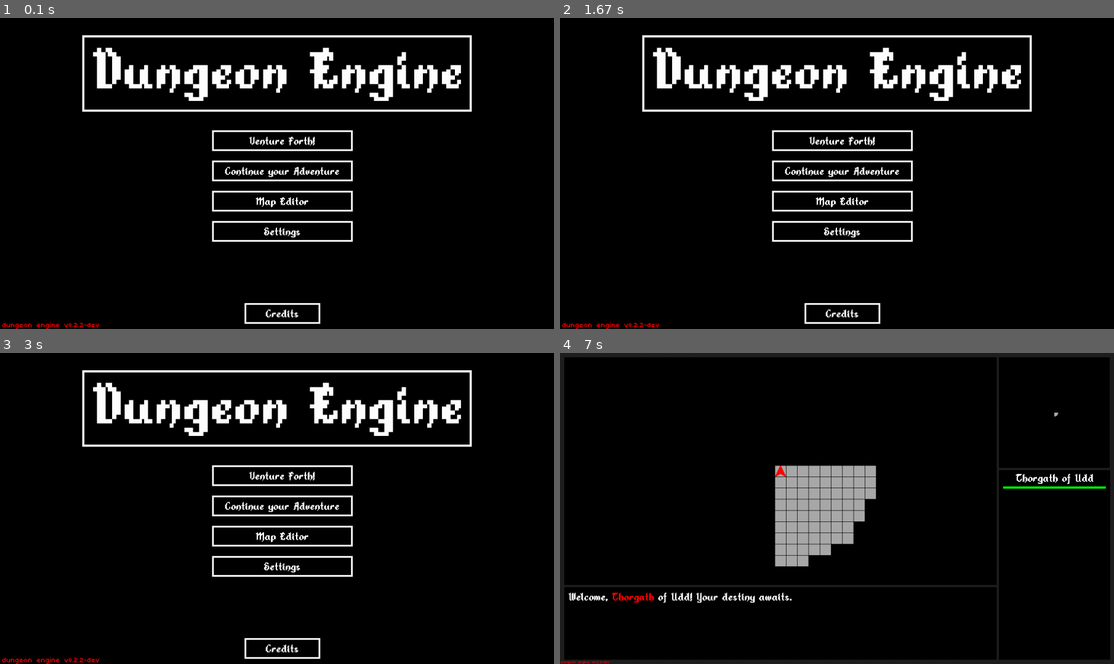
Above: before the commit, frames 1-4 (two rows, left to right).
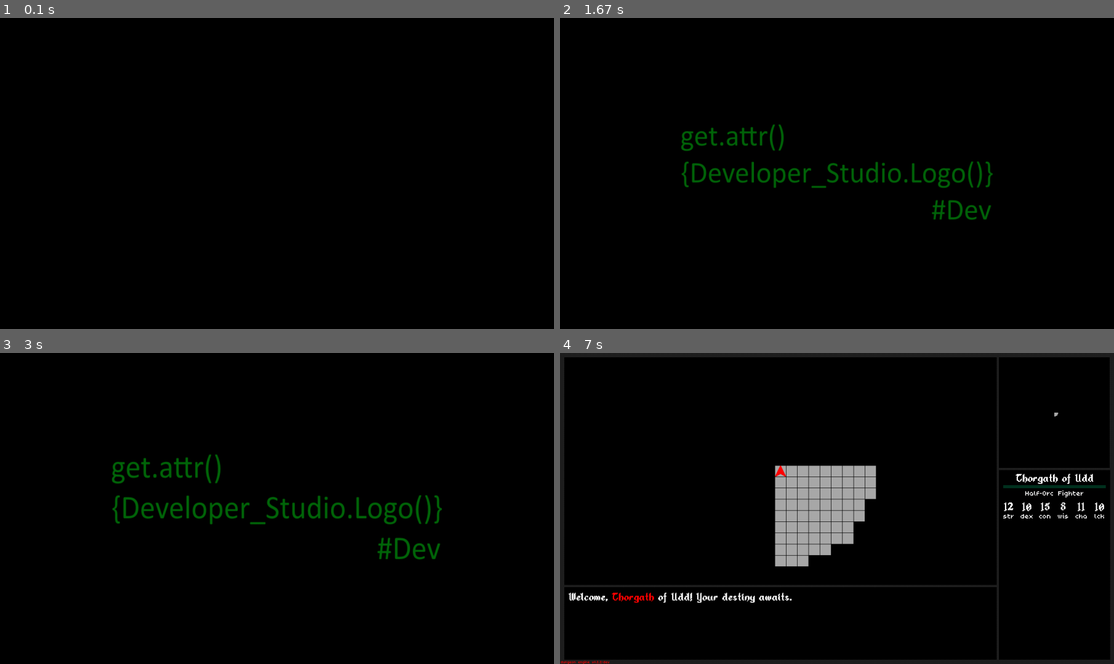
Above: after the commit, the same moments.

Repository: RidleyofZebes/dungeon-engine
Game: pygame game, started from dungeon_engine.py
Same seed, same stepped clock (60 frames per second), same inputs: the game is played once before the commit and once after it.
Inputs:
- Up to frame 1 (0.1 s): no input
- Up to frame 2 (1.67 s): no input
- Up to frame 3 (3 s): no input
- Up to frame 4 (7 s): click "Venture Forth!" at 6.75 s

The runs differ from the first frame. In frame 1, 7.5% of the frame differs, in the area x 0-86%, y 5-100%; in frame 2, 9.2%; in frame 3, 9.6%; in frame 4, 0.6%.

Commit message:
Hero stats visible, intro updated

Diff:
--- a/dungeon_engine.py
+++ b/dungeon_engine.py
@@ -45,6 +45,7 @@
 white = (255, 255, 255)
 red = (255, 0, 0)
 orange = (255, 128, 0)
+yellow = (255, 255, 0)
 green = (0, 255, 0)
 dkgreen = (1, 50, 32)
 blue = (0, 0, 255)
@@ -73,7 +74,7 @@
         self.running = True
         self.mapdisplay = 0
         self.infoscreen = 0
-        self.INTRO_DISABLED = True
+        self.INTRO_DISABLED = False
         self.DISPLAY_VERSION = True
         self.intro_vid = True
         self.mainmenu = False
@@ -222,7 +223,7 @@
         if border_chk < 0 or next_x < 0 or next_y < 0:  # FIXME: Player can back out of area.
             print("Out of Area")
             blockmsg = "You dare not tread into the <!green:>Fathomless <!green:>Void."
-        elif blocked == True:
+        elif blocked:
             print("Blocked")
             blockmsg = "There's %s in the way." % p.a(block_type)
         else:
@@ -617,10 +618,12 @@
 
             pygame.display.update()
 
+
 def newgame():
     print("This is where I'd put my character creation screen... if I had one.")
     pass
     # TODO Character creation screen with statgentest.py
+
 
 def save():
     print("Saving...")
@@ -667,7 +670,7 @@
         map.reset()
         newgame()
 
-    textbox = "Welcome, <!red:>%s! Your destiny awaits." % (player.name)
+    textbox = "Welcome, <!red:>%s! Your destiny awaits." % player.name
 
     RAYS = 360  # Should be 360!
 
@@ -901,7 +904,8 @@
                                             180: [1, 0],
                                             -90: [0, 1],
                                             90: [0, -1]}
-                                next_step = (enemy.x + move_dir[enemy.rotation][0], enemy.y + move_dir[enemy.rotation][1])
+                                next_step = (enemy.x + move_dir[enemy.rotation][0],
+                                             enemy.y + move_dir[enemy.rotation][1])
                                 try:
                                     if next_step != path[1]:
                                         print(next_step, path[1])
@@ -1012,32 +1016,54 @@
                                                (enemy.x * (map.tile_size + map.tile_margin)) + map.offsetX + 1))
 
             """ Draw the Info Box """
-            # stats, inventory, equipment
-            if gs.infoscreen == 0:
+            # stats, inventory, game menu
+            if gs.infoscreen == 0:  # Player Stats
                 """ Hero Name """
                 heroname = font.render(player.name, 0, white)
                 heroname_rect = heroname.get_rect()
-                heroname_rect.center = (257/2, 20)
+                heroname_rect.center = (gs.infoscreen_size[0]/2, 20)
                 infoscreen.blit(heroname, heroname_rect)
                 """ HP Bar """
-                pygame.draw.rect(infoscreen, dkgray, (10, heroname_rect[3]+10, gs.infoscreen_size[0]-20, 5))
-                hpcolor = green
+                pygame.draw.rect(infoscreen, dkgray, (10, heroname_rect[3]+7, gs.infoscreen_size[0]-20, 7))
+                hpcolor = dkgreen
+                if player.hp < player.max_hp:
+                    hpcolor = green
+                if player.hp < player.max_hp/1.5:
+                    hpcolor = yellow
+                if player.hp < player.max_hp/3:
+                    hpcolor = orange
+                if player.hp < player.max_hp/8:
+                    hpcolor = red
                 barlength = player.hp*(gs.infoscreen_size[0]-20)/player.max_hp
-                pygame.draw.rect(infoscreen, hpcolor, (10, heroname_rect[3]+10, barlength, 5))
-
-            if gs.infoscreen == 1:
+                pygame.draw.rect(infoscreen, hpcolor, (10, heroname_rect[3]+7, barlength, 7))
+                """ Player Stats """
+                playerinfo = "%s %s" % (player.race, player.job)
+                race_class = stats_font.render(playerinfo, 0, white)
+                race_class_rect = race_class.get_rect()
+                race_class_rect.center = (gs.infoscreen_size[0]/2, heroname_rect[3]+22)
+                infoscreen.blit(race_class, race_class_rect)
+                """ Player Skills """
+                skillpad = [23, 90]
+                for skill in player.stat:
+                    ability = stats_font.render(skill, 0, white)
+                    score = font.render(str(player.stat[skill]), 0, white)
+                    ability_rect = ability.get_rect()
+                    score_rect = score.get_rect()
+                    ability_rect.midtop = skillpad
+                    score_rect.midbottom = (skillpad[0], skillpad[1]+10)
+                    skillpad[0] += 42
+                    infoscreen.blit(ability, ability_rect)
+                    infoscreen.blit(score, score_rect)
+
+            if gs.infoscreen == 1:  # Inventory
                 pass
-            if gs.infoscreen == 2:
+            if gs.infoscreen == 2:  # Game Menu
                 pass
 
-            # TODO: Add player stats (STR, DEX, CON, etc.) below HP bar
-
-            # Create the 4 main surfaces: viewscreen, minimap, textbox, and menu
-
+            """ Create the 4 main surfaces: viewscreen, minimap, textbox, and menu """
             gw.blit(viewscreen, (10, 10))
             gw.blit(minimap, (1014, 10))
-            # 'textbox' moved to messagebox() function
-            message(textbox)
+            message(textbox)  # 'textbox' moved to message() function
             gw.blit(infoscreen, (1014, 271))
 
             # Display game version
